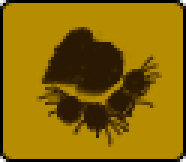
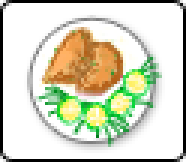
Revision of a layered 186 × 162 image; what changed, layer by layer:
hid group "grillet-meat-empty" (2 layers) over bbox(0, 0, 186, 162)
